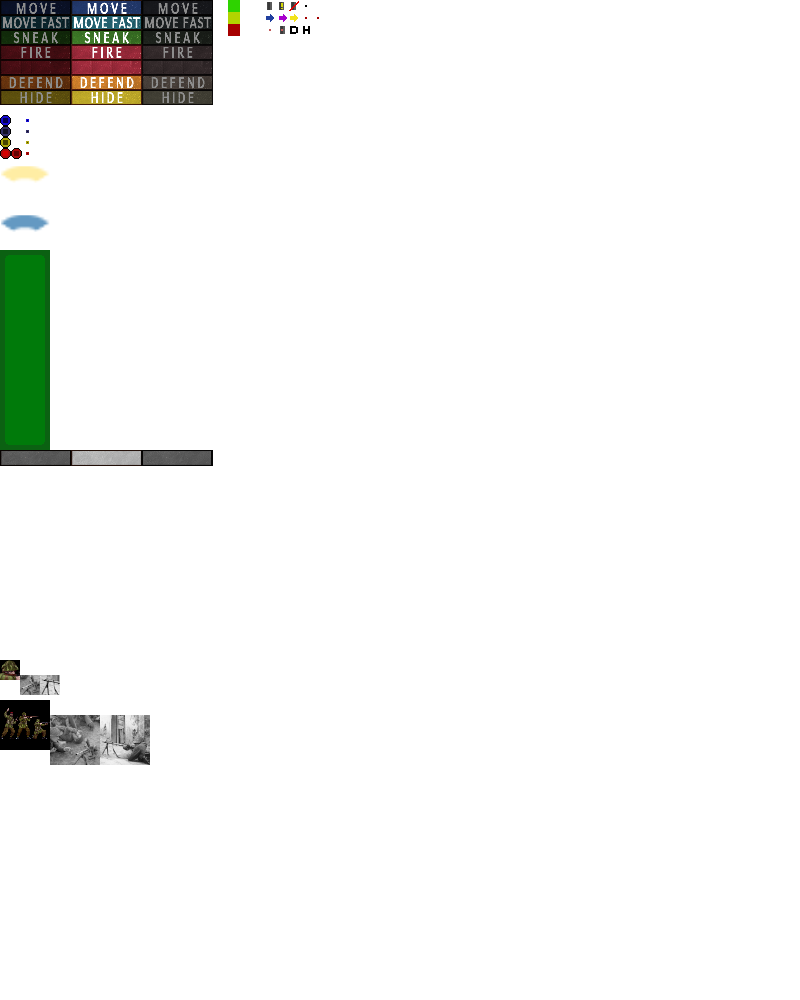
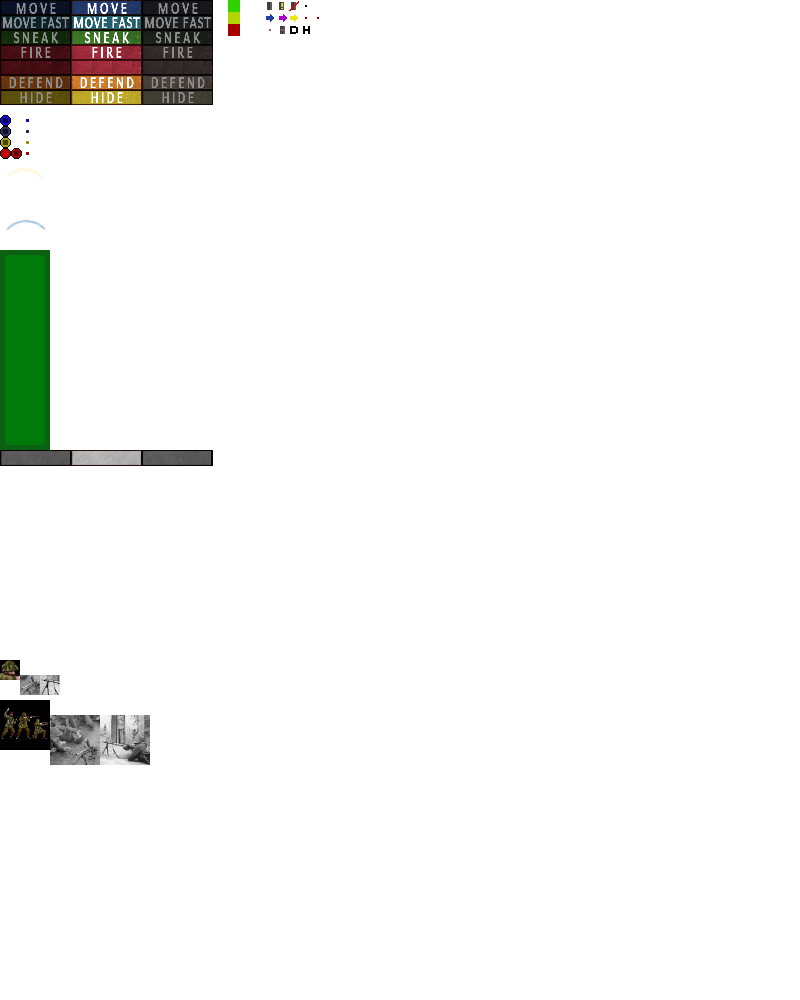
Layered file, before and after one edit (800 x 1000). Changes by layer:
painted on "ui.png" over box(1, 166, 50, 232)
